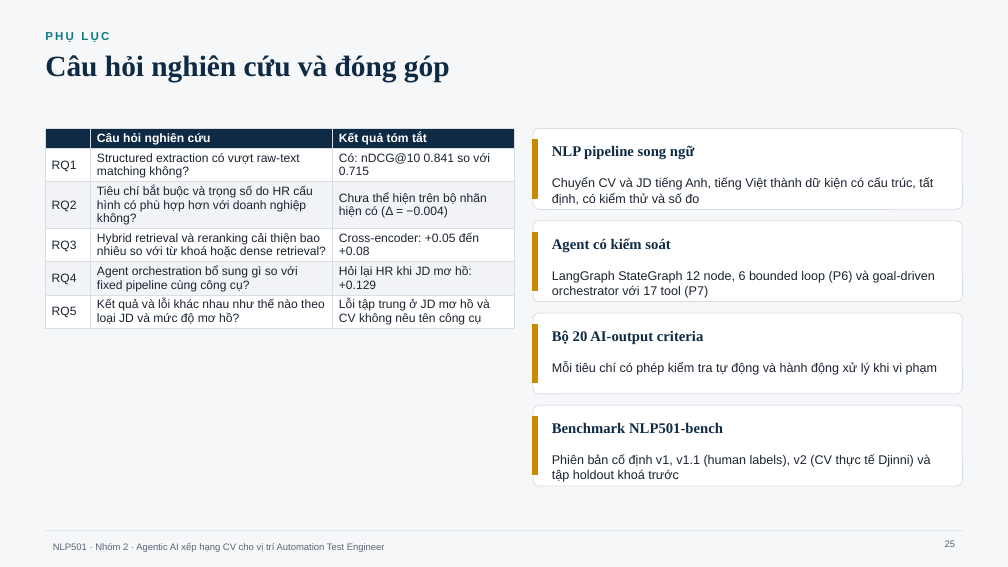
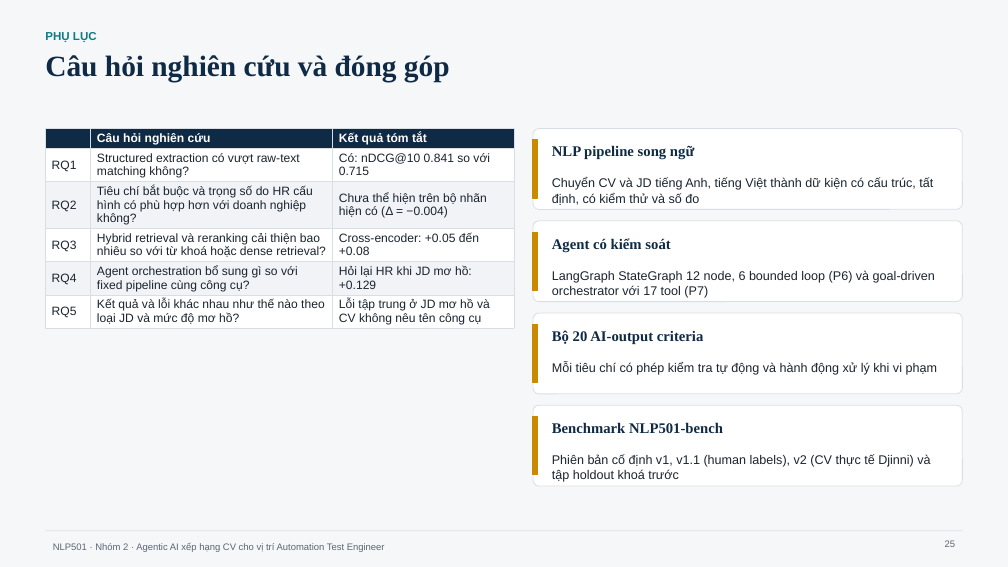
Before and after one commit to ZgsNat/NLP501.22_GROUP_2, a slide deck: slide 25 of NLP501_Nhom2_BaoCaoCuoiKy_v13.pptx. Drawn at 1008x567 pixels with LibreOffice and Linux fonts; fonts in the diff are those of the drawing. Boxes give left, top, right and bottom in pixels: in the first picture for what was removed or moved away, otherwise in the second. Text is boxed around its words. In the diff, an @@ line names an element or a change of style, - is before the commit and + after.

```diff
--- a/NLP501_Nhom2_BaoCaoCuoiKy_v13.pptx
+++ b/NLP501_Nhom2_BaoCaoCuoiKy_v13.pptx
@@ text "PHỤ LỤC" at [45, 32, 97, 42]: letter spacing 2 to 0 pt @@
```
Also in this commit, not shown: 23 other slides changed.
